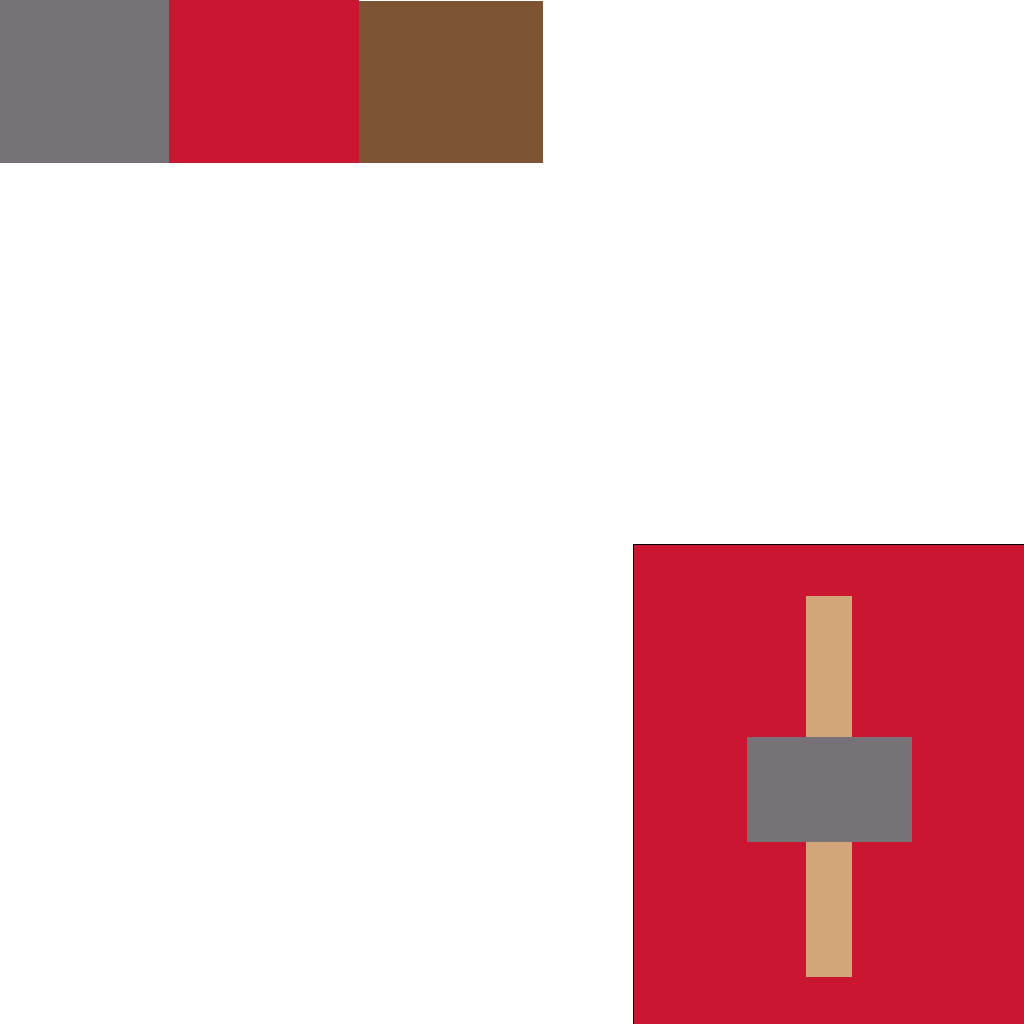
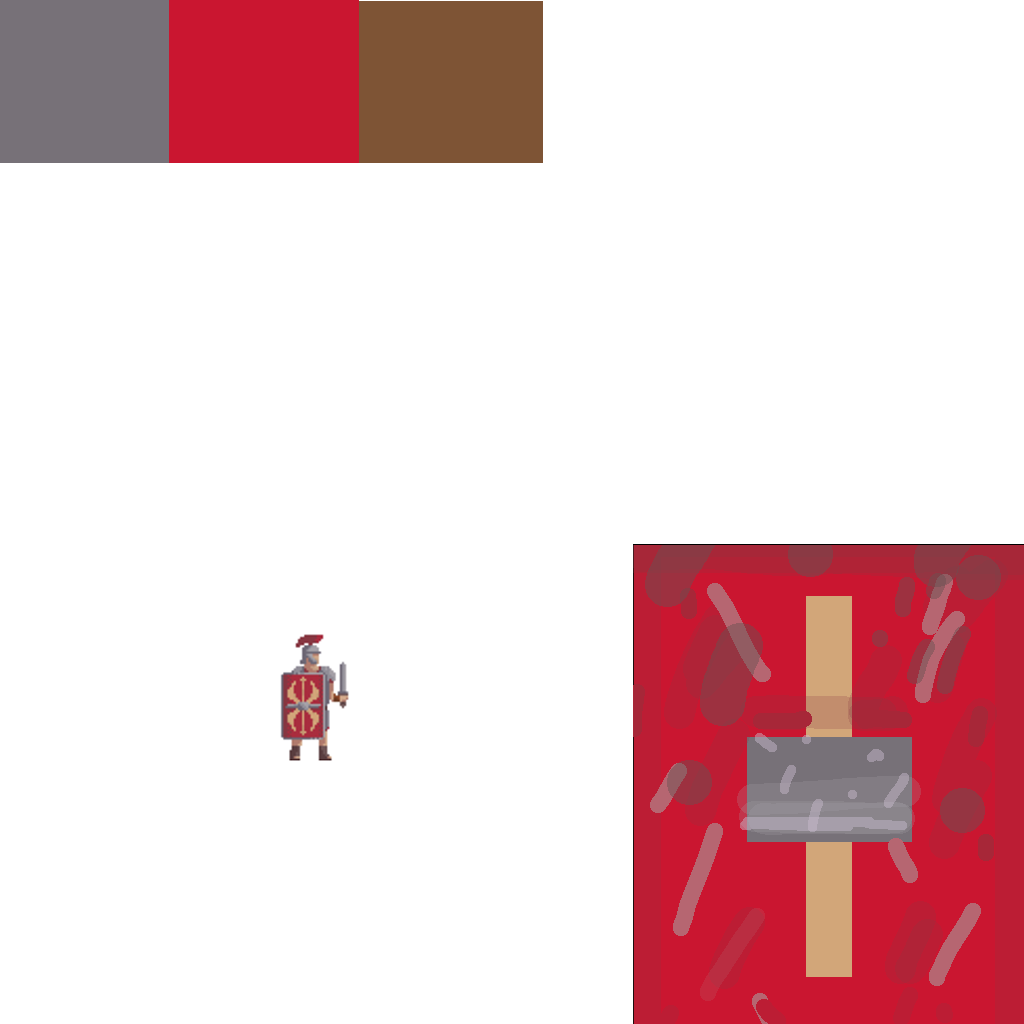
The second 1024 × 1024 image is a revision of the first. Changes to its layers:
added layer "Слой 2" above "Снимок экрана 2023-09-20 в 14.12.23" over [633, 545, 1024, 1024]
added layer "Слой 1" above "Прямоугольник 12" over [280, 634, 349, 761]
